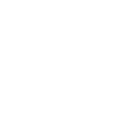
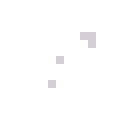
Revision of a layered 128 × 128 image; what changed, layer by layer:
added layer "fill" above "Pasted Layer" over (48, 32, 96, 88)
